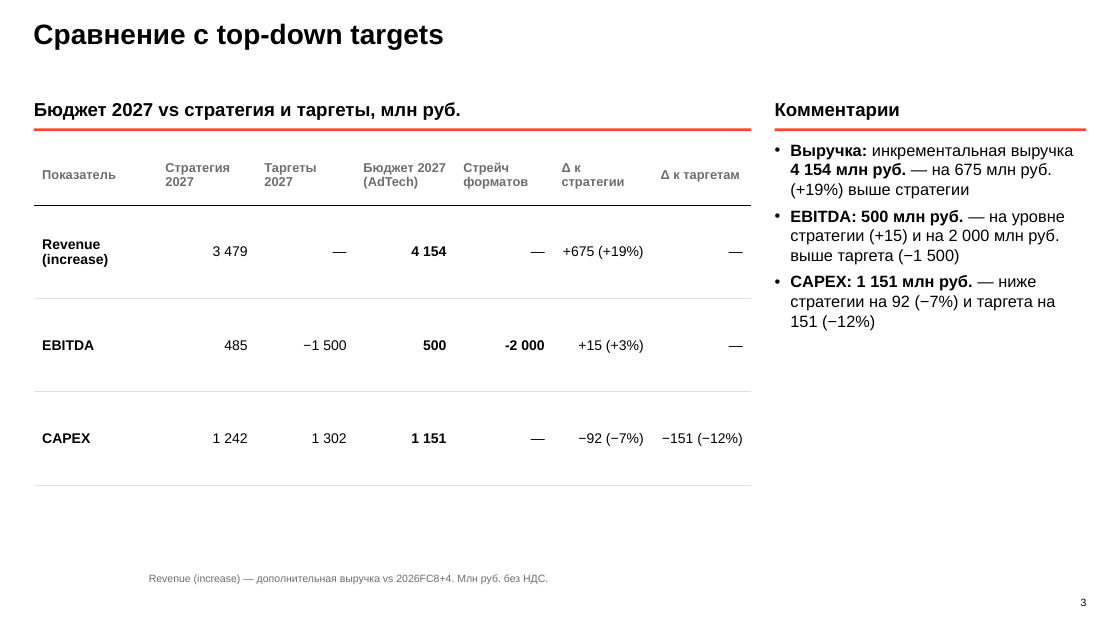
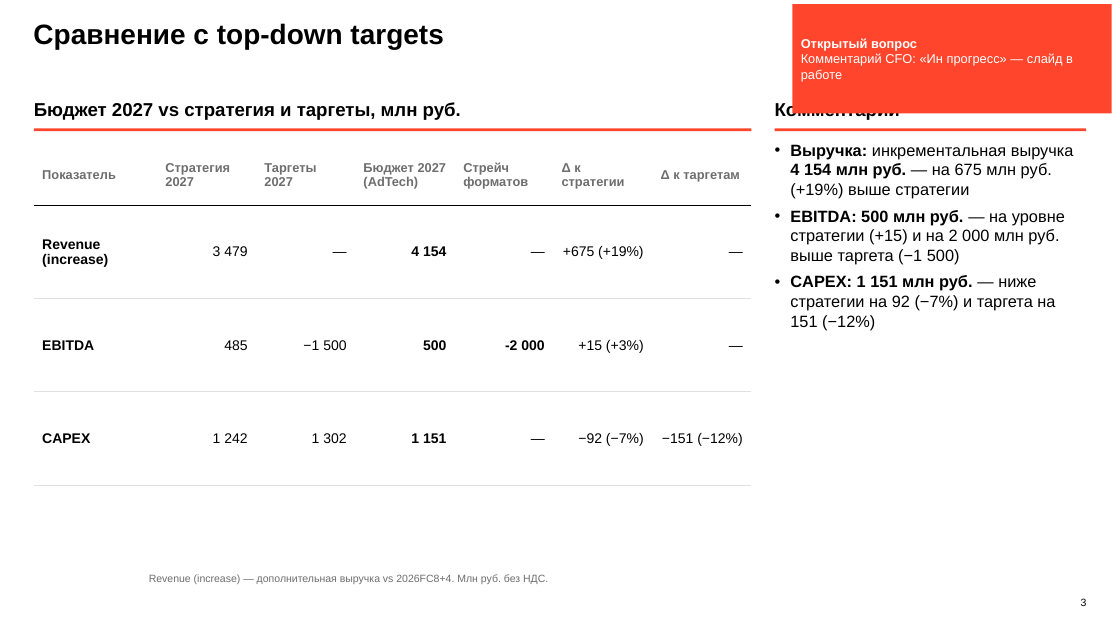
Before and after one commit to DenisMagnit/1, a slide deck: slide 3 of BU27_AdTech_final_deck_1016.pptx. Drawn at 1120x630 pixels with LibreOffice and Linux fonts; fonts in the diff are those of the drawing; background and template pictures are left out. Boxes give left, top, right and bottom in pixels: in the first picture for what was removed or moved away, otherwise in the second. Text is boxed around its words. In the diff, an @@ line names an element or a change of style, - is before the commit and + after.

```diff
--- a/BU27_AdTech_final_deck_1016.pptx
+++ b/BU27_AdTech_final_deck_1016.pptx
@@ rectangle added at (792, 4, 1112, 113), fill #FF452C, 11 pt, text #FFFFFF @@
+Открытый вопрос
+Комментарий CFO: «Ин прогресс» — слайд в работе
```
Also in this commit, not shown: 7 other slides changed.
